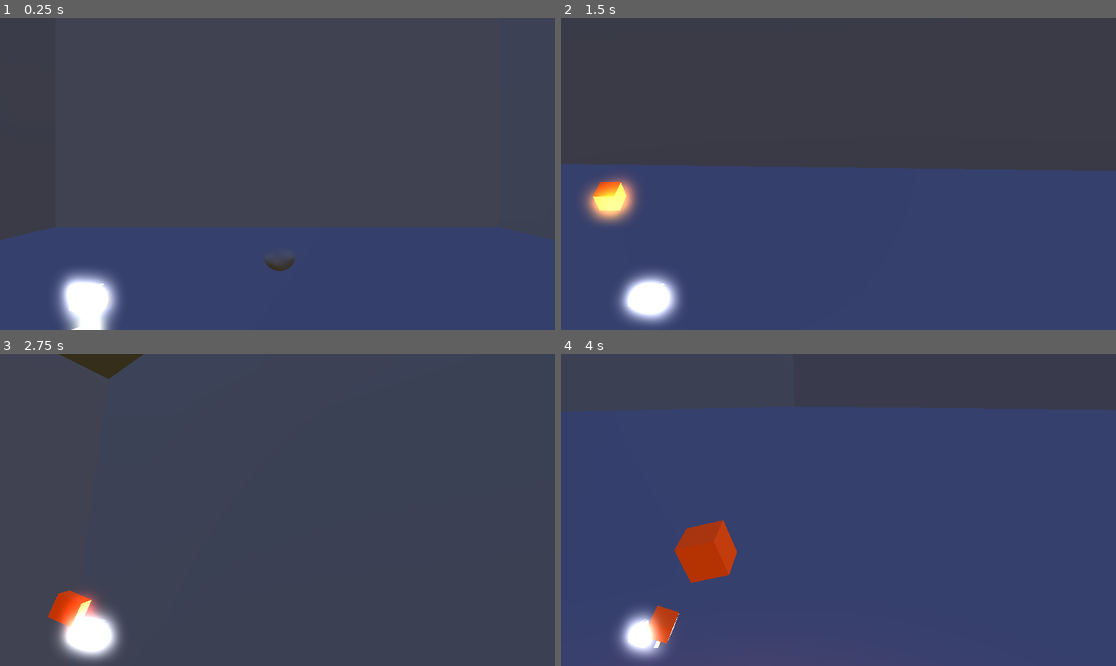
Above: before the commit, frames 1-4 (two rows, left to right).
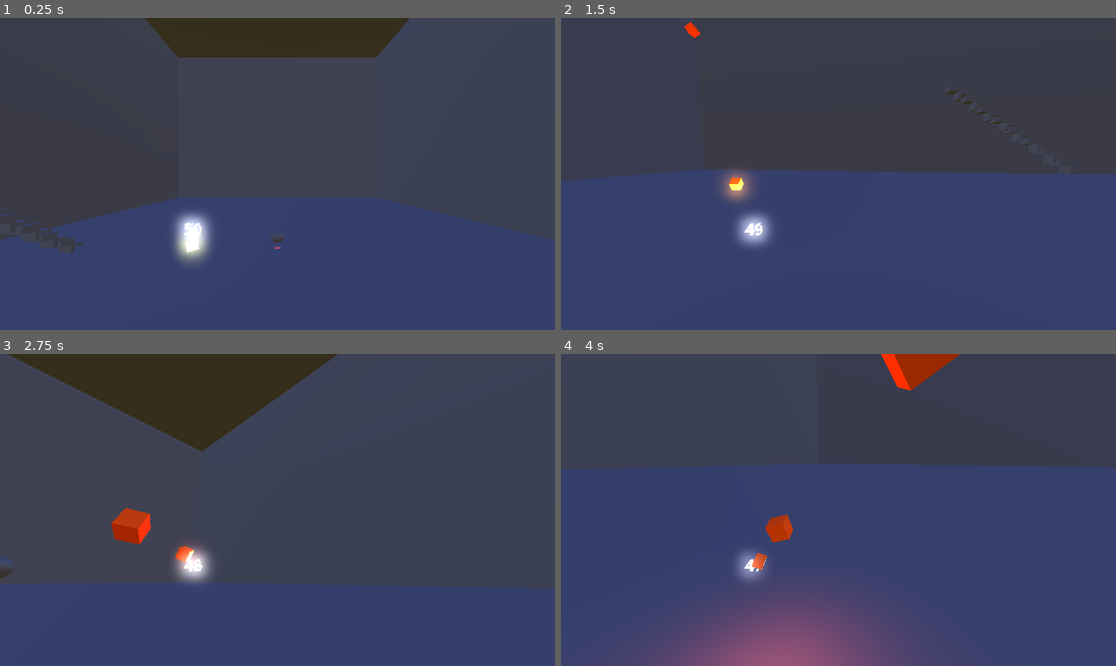
Above: after the commit, the same moments.

Repository: tiger94un/do_share_godot_project
Game: Godot game, scene res://just to test/playable_testmap.tscn
The game is run twice, just before and just after one commit, with the same random seed, the same clock (stepped at 60 frames per second) and the same inputs.
Inputs (mouse positions are in pixels of both pictures, inside the frame that each line leads up to):
- Up to frame 1 (0.25 s): no input
- Up to frame 2 (1.5 s): move the mouse to (866, 174) at 0.52 s; hold W (forward) from 0.53 s (still down); tap Shift (run) at 0.6, 1.35 s; tap Space (jump) at 0.77 s; move the mouse to (810, 174) at 1.27 s
- Up to frame 3 (2.75 s): keep holding W (forward); tap Space (jump) at 1.52 s; move the mouse to (288, 503) at 2.02 s; tap Shift (run) at 2.1 s
- Up to frame 4 (4 s): keep holding W (forward); move the mouse to (832, 516) at 2.77 s; tap Shift (run) at 2.85, 3.6 s; tap Space (jump) at 3.02, 3.77 s; move the mouse to (877, 513) at 3.52 s

The runs differ from the first frame. In frame 1, 14% of the frame differs, in the area x 0-90%, y 0-100%; in frame 2, 5.9%; in frame 3, 33%, in the area x 0-100%, y 0-100%; in frame 4, 30%.

Commit message:
it make the monsster kill the player

Diff:
--- /dev/null
+++ b/for player/gdscript/gdscript  for monster/moster.gd
@@ -0,0 +1,7 @@
+extends Node3D
+
+
+
+func _on_area_3d_body_entered(body: Node3D) -> void:
+	if body is CharacterBody3D:
+		(func(): get_tree().reload_current_scene() ).call_deferred()
--- a/for player/mesh or art for player/player.tscn
+++ b/for player/mesh or art for player/player.tscn
@@ -62,7 +62,6 @@
 
 [node name="Camera3D" type="Camera3D" parent="head/movelikesholder"]
 doppler_tracking = 1
-fov = 37.8493
 
 [node name="OmniLight3D" type="OmniLight3D" parent="head/movelikesholder/Camera3D"]
 transform = Transform3D(1, 0, 0, 0, 1, 0, 0, 0, 1, -0.468982, -0.304141, -1.13672)
--- a/just to test/moster.tscn
+++ b/just to test/moster.tscn
@@ -1,10 +1,16 @@
-[gd_scene load_steps=2 format=3 uid="uid://00dstjvy41ka"]
+[gd_scene load_steps=4 format=3 uid="uid://00dstjvy41ka"]
+
+[ext_resource type="Script" path="res://for player/gdscript/gdscript  for monster/moster.gd" id="1_p05q5"]
 
 [sub_resource type="SphereMesh" id="SphereMesh_3p0p8"]
 radius = 1.413
 height = 2.37
 
+[sub_resource type="BoxShape3D" id="BoxShape3D_147ba"]
+size = Vector3(3.31152, 2.59058, 3.14618)
+
 [node name="moster" type="Node3D"]
+script = ExtResource("1_p05q5")
 
 [node name="MeshInstance3D" type="MeshInstance3D" parent="."]
 mesh = SubResource("SphereMesh_3p0p8")
@@ -17,3 +23,11 @@
 light_volumetric_fog_energy = 4.318
 spot_range = 48.1038
 spot_angle = 16.4194
+
+[node name="Area3D" type="Area3D" parent="."]
+
+[node name="CollisionShape3D" type="CollisionShape3D" parent="Area3D"]
+transform = Transform3D(1, 0, 0, 0, 1, 0, 0, 0, 1, 0.0805664, 0.125122, 0.0532532)
+shape = SubResource("BoxShape3D_147ba")
+
+[connection signal="body_entered" from="Area3D" to="." method="_on_area_3d_body_entered"]
--- a/just to test/playable_testmap.tscn
+++ b/just to test/playable_testmap.tscn
@@ -45,6 +45,6 @@
 [node name="player" parent="for_player" instance=ExtResource("2_ndyp0")]
 
 [node name="monster_here" type="Node3D" parent="."]
-transform = Transform3D(1, 0, 0, 0, 1, 0, 0, 0, 1, 0, 12.0204, -41.4558)
+transform = Transform3D(-4.37114e-08, 0, -1, 0, 1, 0, 1, 0, -4.37114e-08, 0, 7.0204, -41.4558)
 
 [node name="rode for  moster" parent="monster_here" instance=ExtResource("3_yqe44")]
